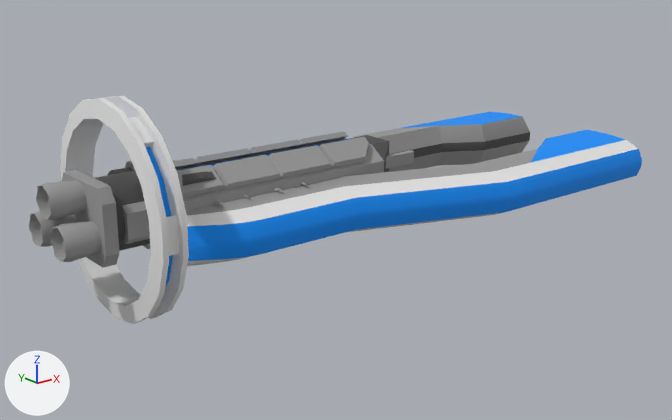
One commit to the FBX model Assets/Ships/Heavy_01.FBX: the scene before it, then after it.
Camera for both pictures: a 50 mm lens placed at (-1.572, -3.413, 0.712), pointed at (0.099, -1.324, -0.124). Every picture has the same lights, and +X, +Y and +Z are marked at lower left. Where no turn or scale is listed for an object, it has been applied to the vertices.

The older version as bpy lines, for what is in view:
```python
me_object007_ncl1_1 = bpy.data.meshes.new('Object007_ncl1_1')
me_object007_ncl1_1.from_pydata(...)  # 761 vertices, 1386 faces; spans x -0.64..1.26, y -0.14..0.61, z -0.22..0.36
# faces by material slot: [748, 392, 126, 120]
me_object007_ncl1_1.materials.append(mat_02___default)  # grey #9a9a9a
me_object007_ncl1_1.materials.append(mat_04___default)  # white #e5e5e5
me_object007_ncl1_1.materials.append(mat_05___default)  # dark grey #4f4f4f
me_object007_ncl1_1.materials.append(mat_06___default)  # blue #0090fe
ob_object007 = bpy.data.objects.new('Object007', me_object007_ncl1_1)
ob_object007.location = (-0.142, -1.563, -0.062)
```
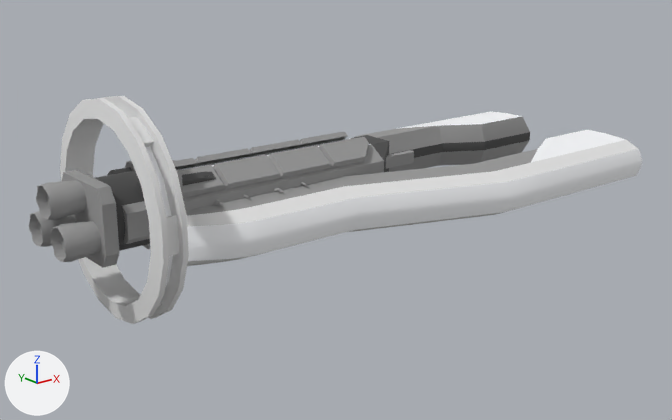
The newer file is also turned or shifted as a whole; pictures and numbers use the older file's frame.

Pixel boxes [x1, y1, x2, y2] of what changed, in the pictures (672 x 420 px):
part 1 of me_object007_ncl1_1, recoloured (blue to white)
    both: [146, 112, 642, 287]

The change in detail:
Material 'TeamColor' (mat_teamcolor) is new.
Its base color is (0.965, 0.976, 1.0) (white #fbfcff).
Its roughness is 0.859.
me_object007_ncl1_1 has 761 vertices, 1386 faces and spans x -0.64..1.26, y -0.14..0.61, z -0.22..0.36.
me_object007_ncl1_1 is used by ob_object007; location (-0.142, -1.563, -0.062).
me_object007_ncl1_1 part 1: all 120 faces that had it switch from mat_06___default (blue #0090fe) to mat_teamcolor (white #fbfcff).
